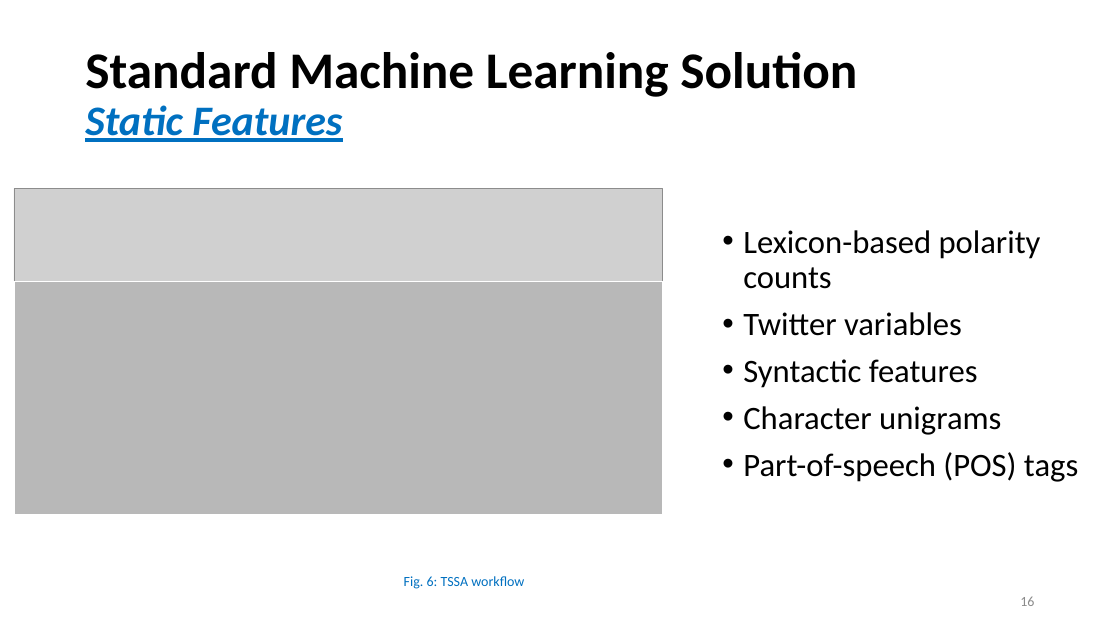
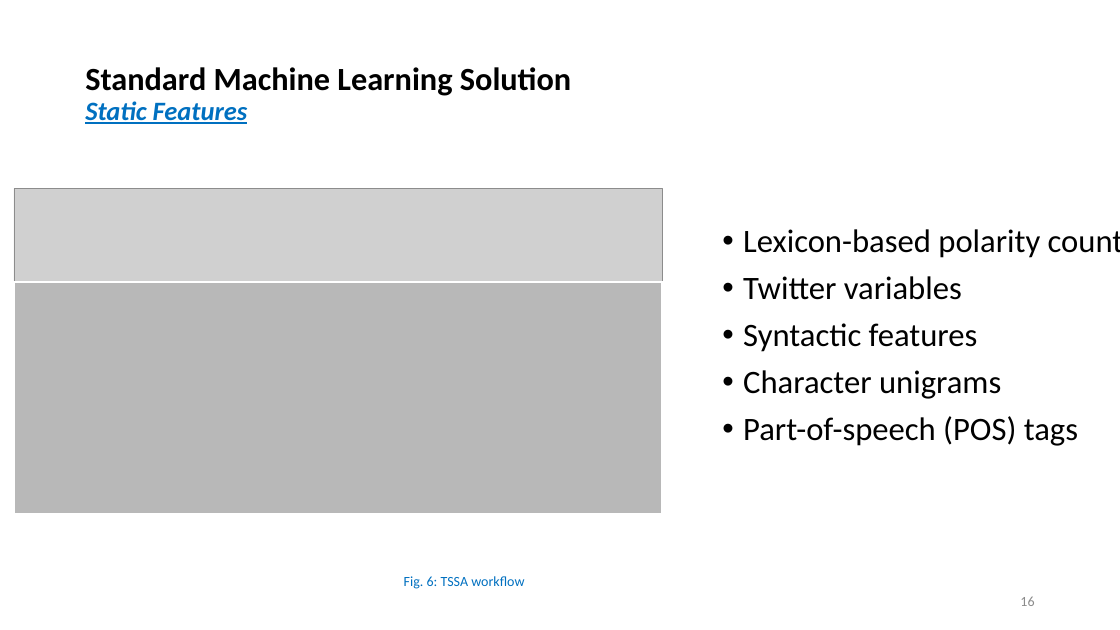
Before and after one commit to lisa-wm/consulting, a slide deck: slide 16 of 3_presentation/abschlusspräsentation/abschlusspraesentation_v1.0/abschlusspraesentation_v1.0.pptx. Drawn at 1120x630 pixels with LibreOffice and Linux fonts; fonts in the diff are those of the drawing; grey boxes stand for pictures. Boxes give left, top, right and bottom in pixels: in the first picture for what was removed or moved away, otherwise in the second. Text is boxed around its words. In the diff, an @@ line names an element or a change of style, - is before the commit and + after.

```diff
--- a/3_presentation/abschlusspräsentation/abschlusspraesentation_v1.0/abschlusspraesentation_v1.0.pptx
+++ b/3_presentation/abschlusspräsentation/abschlusspraesentation_v1.0/abschlusspraesentation_v1.0.pptx
@@ text "Standard Machine Learning Solution Static ..." at <box>85,67,571,124</box>: size 44 to 27.7 pt in "Standard Machine Learning Solution"; size 36 to 22.7 pt in "Static Features" @@
@@ text "Lexicon-based polarity counts" rewrapped from <box>743,230,1078,482</box> to <box>743,229,1078,446</box> @@
```
Also in this commit, not shown: 29 other slides changed, 6 other files.
